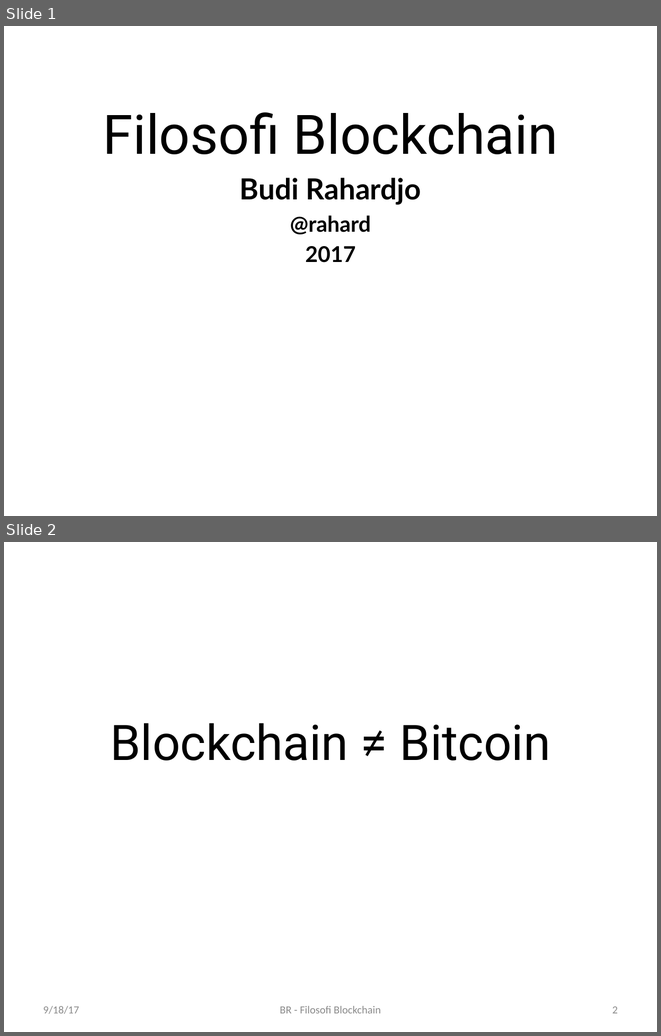
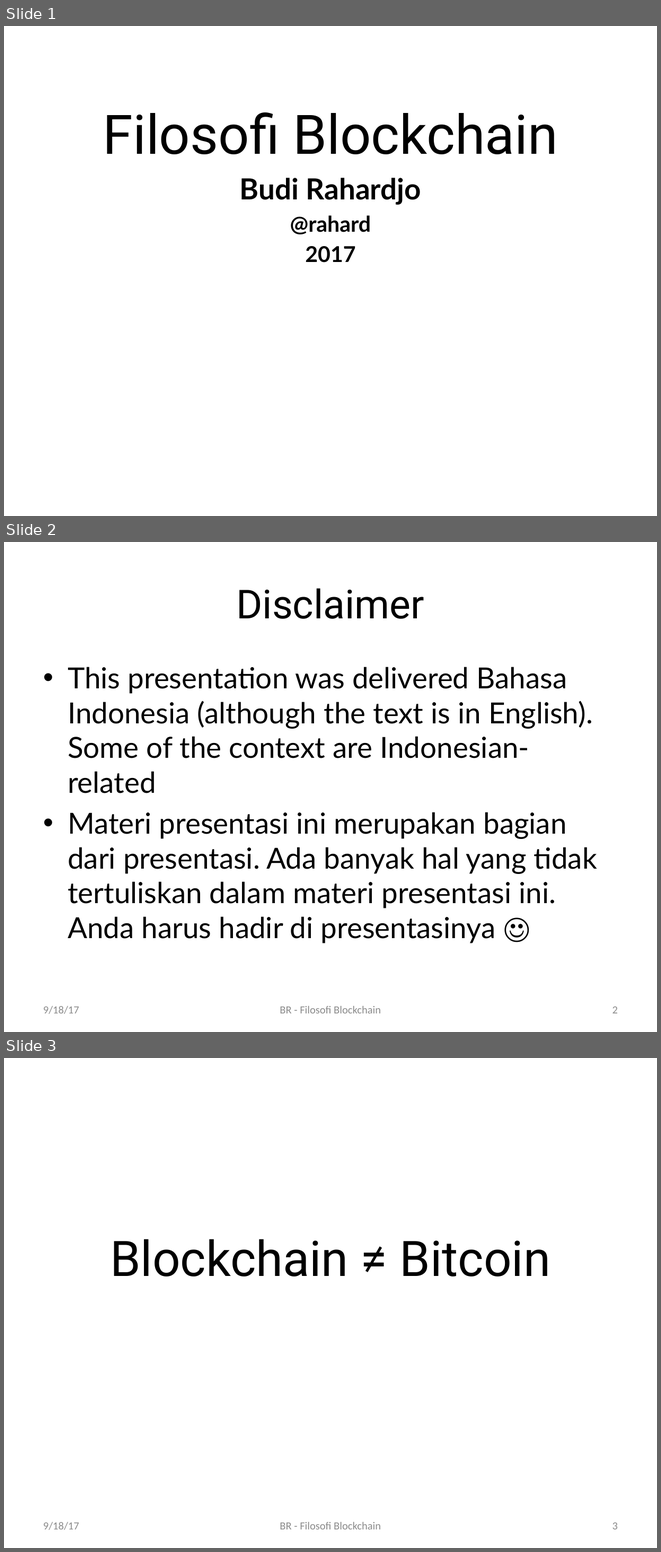
Before and after one commit to rahard/blockchain, a slide deck: filosofi blockchain.pptx. Shown one above the other, each under a label of ours: slides 1 and 2 before the commit, slides 1, 2 and 3 after it. The pictures are 661x1036 and 661x1552 pixels, drawn with LibreOffice and Linux fonts; fonts in the diff are those of the drawing; background and template pictures are left out. Boxes give left, top, right and bottom in pixels: in the first picture for what was removed or moved away, otherwise in the second. Text is boxed around its words. In the diff, an @@ line names an element or a change of style, - is before the commit and + after.

Commit message:
update presentation material

```diff
--- a/filosofi blockchain.pptx
+++ b/filosofi blockchain.pptx
@@ slide 2 added at (4,542,657,1032), background #FFFFFF @@
@@ title added at (236,588,424,619), 44 pt, text #000000 @@
+Disclaimer
@@ text added at (68,667,597,943), 32 pt, text #000000 @@
+• This presentation was delivered Bahasa Indonesia (although the text is in English). Some of the context are Indonesian-related
+• Materi presentasi ini merupakan bagian dari presentasi. Ada banyak hal yang tidak tertuliskan dalam materi presentasi ini. Anda harus hadir di presentasinya ☺
@@ text added at (43,1006,79,1014), 12 pt, text #8C8C8C @@
+9/18/17
@@ text added at (280,1006,381,1013), 12 pt, text #8C8C8C @@
+BR - Filosofi Blockchain
@@ page number added at (612,1006,618,1013), 12 pt, text #8C8C8C @@
+2
@@ what was slide 2 is now slide 3 @@
@@ page number at (612,1522,618,1529): text changed @@
-2
+3
```
Also in this commit, not shown: 4 other slides added, 2 other files.
